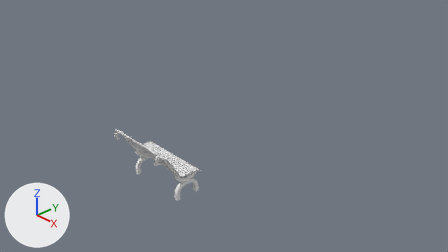
One commit to the Blender file elementos-do-cenario/Banco/bancocemiterio-marcos.blend: the scene before it, then after it.
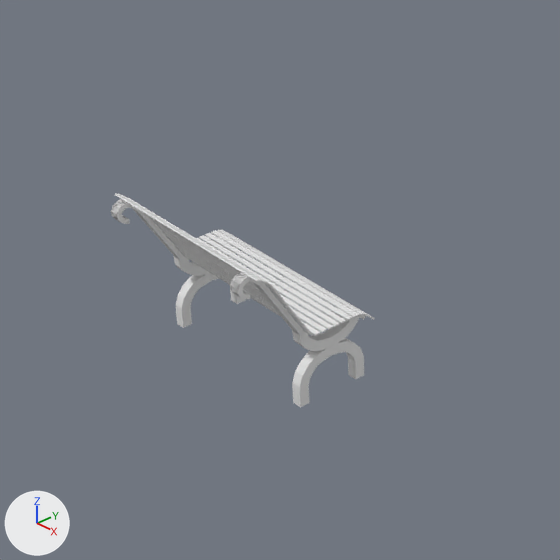
Old and new are each drawn from the file's camera 'Camera' and again close up on the part from 17% to 59% of the width and 26% to 100% of the height. The lights are fixed; the arrows at lower left show +X, +Y and +Z.
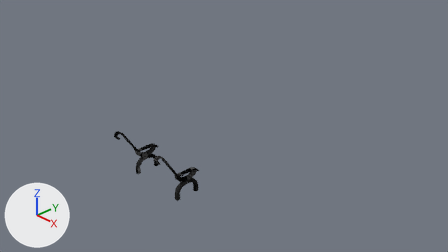
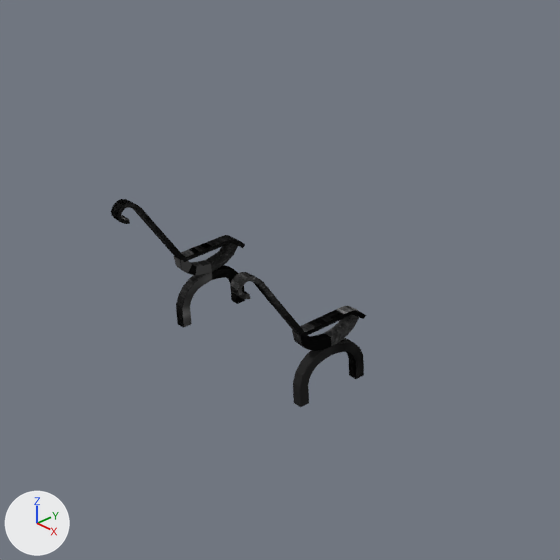
Pixel boxes [x1, y1, x2, y2] of what changed, in the close-ups (560 x 560 px; the box of a moved part takes in the faces that stretch with it):
'Cube.002', hidden: before [115, 193, 375, 336]
'Cube.001', deleted: before [230, 272, 366, 407]
part 1 of me_cube_004, added (black): after [230, 272, 366, 337]
part 2 of me_cube_004, added (black): after [292, 330, 331, 351]
part 3 of me_cube_004, added (black): after [293, 347, 332, 407]
part 4 of me_cube_004, added (black): after [331, 338, 364, 379]
part 5 of me_cube_004, added (black): after [325, 315, 359, 347]
part 6 of me_cube_004, built on: before [122, 209, 246, 328]; after [121, 207, 245, 328]
part 7 of me_cube_004, recoloured (grey to black): [111, 199, 229, 262] in both
part 8 of me_cube_003, moved or reshaped (not visible afterwards): before [212, 230, 375, 320]
part 9 of me_cube_003, recoloured: before [115, 193, 371, 336]

The change in detail:
Picture 'darkwood.jpg' (img_darkwood_jpg) is new.
Picture 'darkmetal.jpg' (img_darkmetal_jpg) is new.
Material 'Material' (mat_material) is new.
Its texture is img_darkwood_jpg.
Material 'Material.001' (mat_material_001) is new.
Its texture is img_darkmetal_jpg.
me_cube_004 is used by ob_cube_000; location (-1.285, -0.834, -0.363); scale (0.046, 0.0378, 0.0195).
me_cube_004 had 309 vertices, 296 faces and spanned x -1.0..1.1, y -16.7..13.3, z -30.2..34.5.
me_cube_004 now has 1060 vertices, 992 faces and spans x -1.0..33.9, y -16.7..13.2, z -30.2..34.5.
me_cube_004 part 1: a new loose piece of 222 vertices spanning x 31.8..33.8, y -16.7..13.2, z -4.7..34.5, in mat_material_001 (picture img_darkmetal_jpg).
me_cube_004 part 2: a new loose piece of 88 vertices spanning x 31.8..33.9, y -3.5..4.1, z -10.2..1.7, in mat_material_001 (picture img_darkmetal_jpg).
me_cube_004 part 3: a new loose piece of 80 vertices spanning x 31.9..33.7, y -4.1..4.1, z -30.2..-9.7, in mat_material_001 (picture img_darkmetal_jpg).
me_cube_004 part 4: a new loose piece of 80 vertices spanning x 31.9..33.7, y 4.1..12.3, z -30.2..-9.7, in mat_material_001 (picture img_darkmetal_jpg).
me_cube_004 part 5: a new loose piece of 56 vertices spanning x 31.9..33.8, y 4.1..11.4, z -10.2..-0.4, in mat_material_001 (picture img_darkmetal_jpg).
me_cube_004 part 6: 149 vertices moved from x -1.0..1.0, y -15.7..12.4, z -24.0..32.5 to x -1.0..1.0, y -15.9..12.4, z -22.4..32.7; 26 vertices removed from x -1.0..1.0, y -4.1..13.3, z -30.2..-0.4; 251 vertices added at x -1.0..1.1, y -15.7..13.2, z -30.2..32.5.
me_cube_004 part 7: 119 faces spanning x -1.0..1.1, y -16.7..12.5, z -3.5..34.5 switch from no material to mat_material_001 (picture img_darkmetal_jpg).
me_cube_003 is used by ob_cube_002; location (0.21, -0.868, -0.326); scale (-0.148, -0.0224, 0.00576).
me_cube_003 had 184 vertices, 138 faces and spanned x -1.0..11.0, y -24.0..22.2, z -18.2..111.8.
me_cube_003 now has 198 vertices, 145 faces and spans x -1.0..11.0, y -24.0..22.2, z -18.2..111.8.
Part 8, on me_cube_003:
18 faces are deleted.
14 vertices are added at x -1.0..11.0, y -24.0..-17.1, z -18.2..1.0.
25 new faces join them.
me_cube_003 part 9: 120 faces spanning x -1.0..11.0, y -22.5..22.2, z -12.8..111.8 switch from no material to mat_material (picture img_darkwood_jpg).
Object 'Cube.002' (ob_cube_002) is now hidden.
Object 'Cube.001' (ob_cube_001) is deleted.
